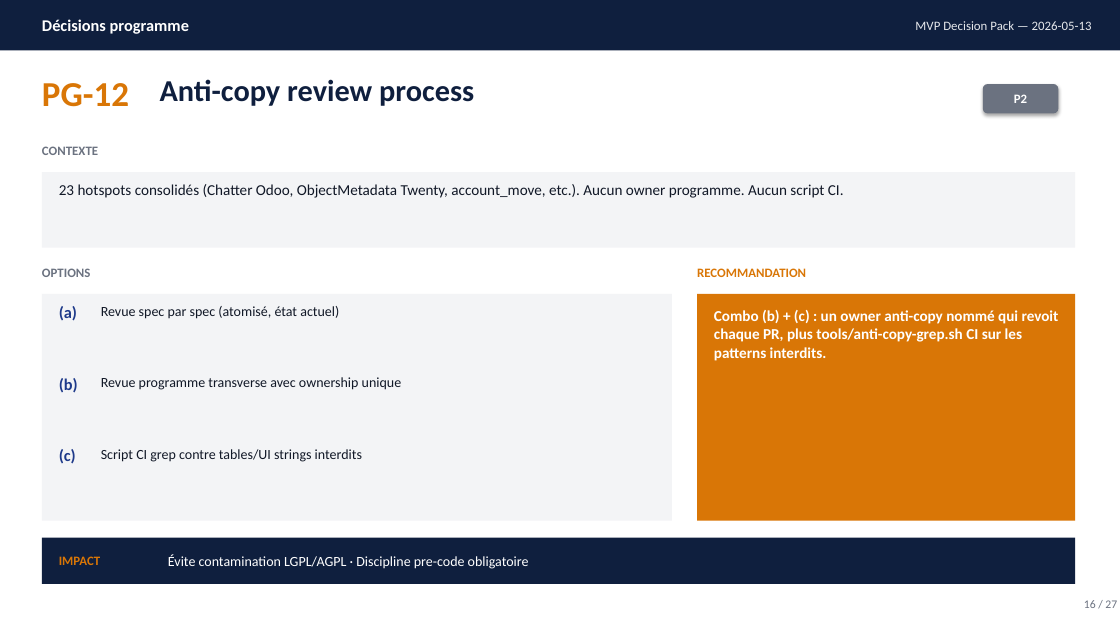
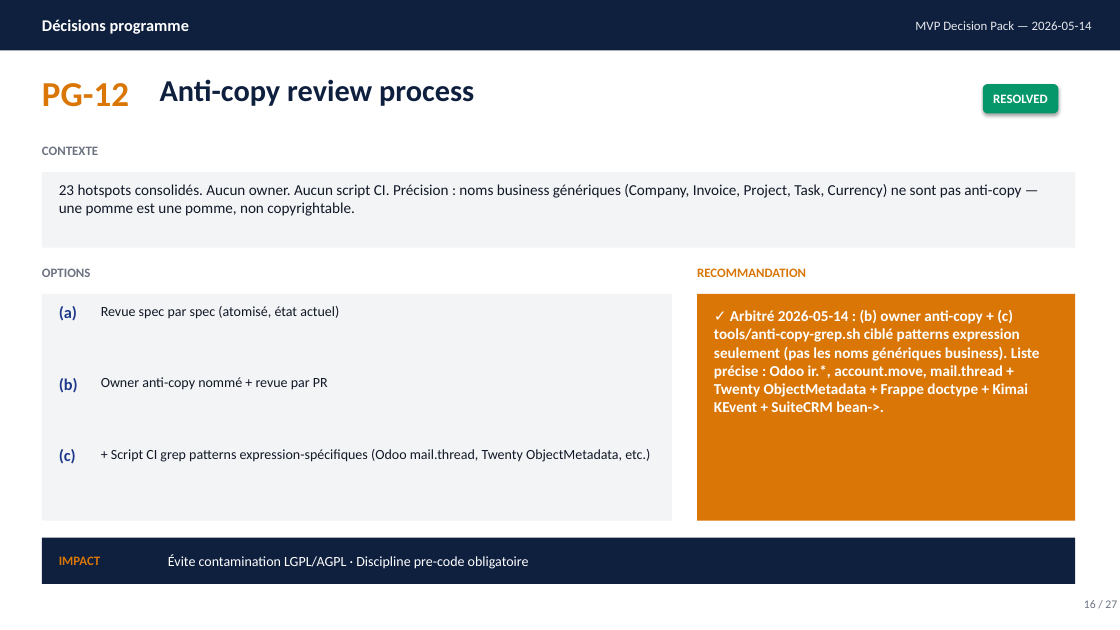
Before and after one commit to rhanka/openerp, a slide deck: slide 16 of docs/study/10-mvp-specs/decision-pack.pptx. Drawn at 1120x630 pixels with LibreOffice and Linux fonts; fonts in the diff are those of the drawing. Boxes give left, top, right and bottom in pixels: in the first picture for what was removed or moved away, otherwise in the second. Text is boxed around its words. In the diff, an @@ line names an element or a change of style, - is before the commit and + after.

Commit message:
Engrave MVP decisions arbitrated 2026-05-14 across 6 specs and decision-pack

```diff
--- a/docs/study/10-mvp-specs/decision-pack.pptx
+++ b/docs/study/10-mvp-specs/decision-pack.pptx
@@ text at [915, 21, 1092, 30]: text changed @@
-MVP Decision Pack — 2026-05-13
+MVP Decision Pack — 2026-05-14
@@ rounded rectangle "RESOLVED" at [983, 84, 1059, 113]: fill #6B7280 to #059669 @@
@@ text in rounded rectangle at [993, 94, 1048, 103]: text changed @@
-P2
+RESOLVED
@@ text at [59, 184, 1021, 216]: text changed @@
-23 hotspots consolidés (Chatter Odoo, ObjectMetadata Twenty, account_move, etc.). Aucun owner programme. Aucun script CI.
+23 hotspots consolidés. Aucun owner. Aucun script CI. Précision : noms business génériques (Company, Invoice, Project, Task, Currency) ne sont pas anti-copy — une pomme est une pomme, non copyrightable.
@@ text at [714, 310, 1040, 412]: text changed @@
-Combo (b) + (c) : un owner anti-copy nommé qui revoit chaque PR, plus tools/anti-copy-grep.sh CI sur les patterns interdits.
+✓ Arbitré 2026-05-14 : (b) owner anti-copy + (c) tools/anti-copy-grep.sh ciblé patterns expression seulement (pas les noms génériques business). Liste précise : Odoo ir.*, account.move, mail.thread + Twenty ObjectMetadata + Frappe doctype + Kimai KEvent + SuiteCRM bean->.
@@ text at [101, 377, 328, 390]: text changed @@
-Revue programme transverse avec ownership unique
+Owner anti-copy nommé + revue par PR
@@ text at [111, 449, 650, 462]: text changed @@
-Script CI grep contre tables/UI strings interdits
++ Script CI grep patterns expression-spécifiques (Odoo mail.thread, Twenty ObjectMetadata, etc.)
```
Also in this commit, not shown: 25 other slides changed, 8 other files.
